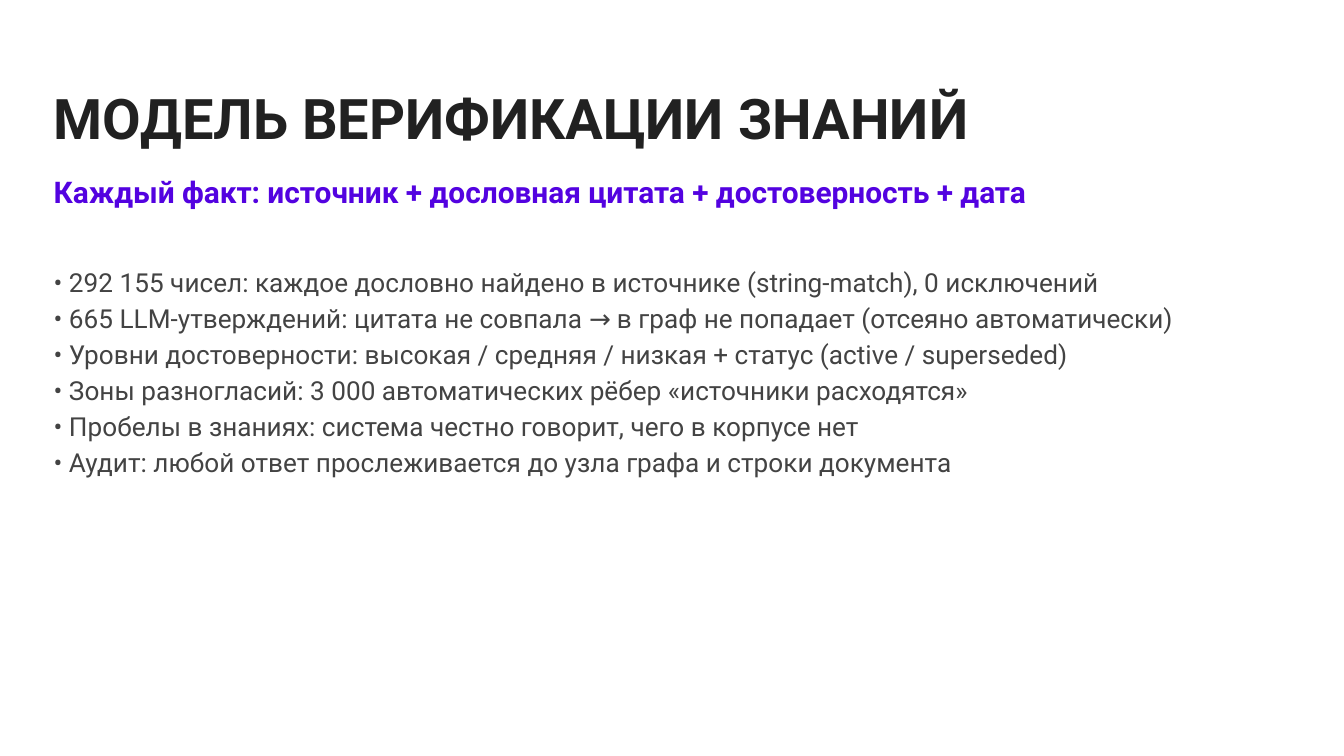
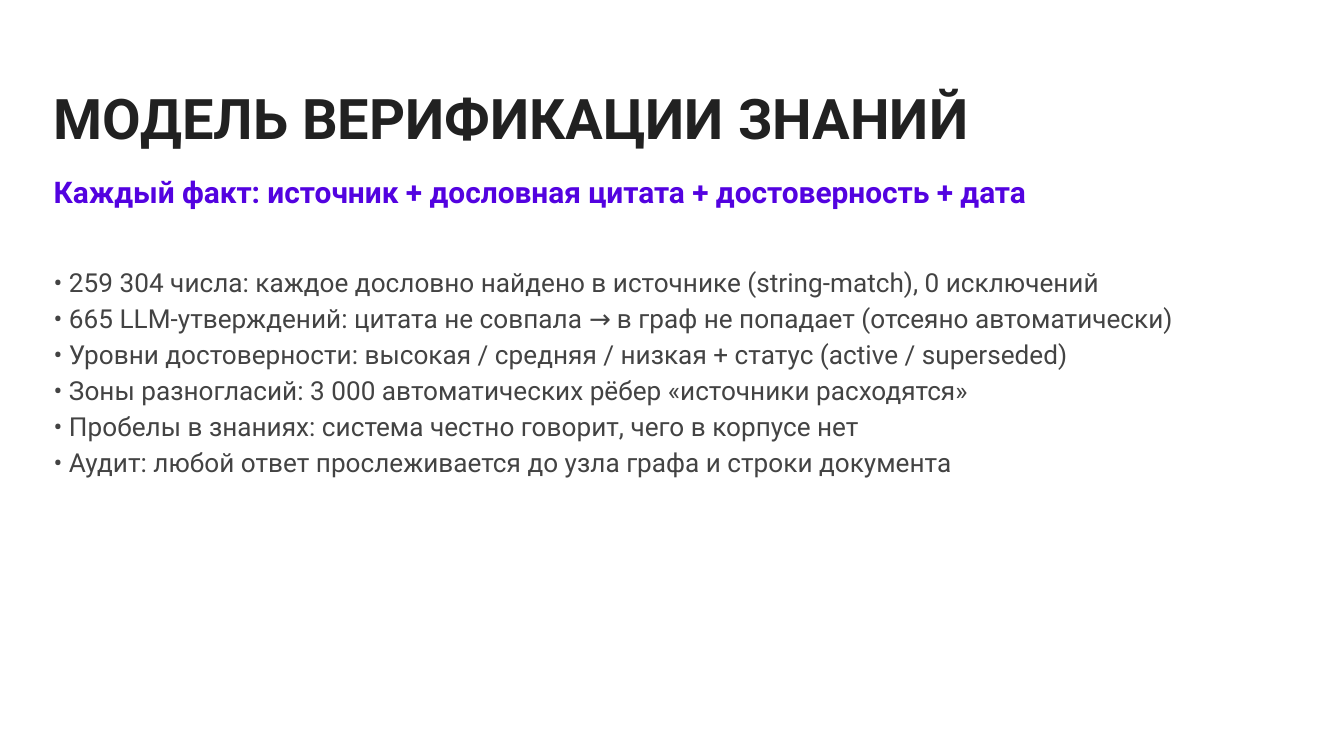
Before and after one commit to CatPawsCoder/Nornickel_aI_science_hack, a slide deck: slide 7 of presentation/nauchny-klubok-NN-v2.pptx. Drawn at 1344x756 pixels with LibreOffice and Linux fonts; fonts in the diff are those of the drawing; background and template pictures are left out. Boxes give left, top, right and bottom in pixels: in the first picture for what was removed or moved away, otherwise in the second. Text is boxed around its words. In the diff, an @@ line names an element or a change of style, - is before the commit and + after.

```diff
--- a/presentation/nauchny-klubok-NN-v2.pptx
+++ b/presentation/nauchny-klubok-NN-v2.pptx
@@ text at (69,271,1099,298): text changed @@
-• 292 155 чисел: каждое дословно найдено в источнике (string-match), 0 исключений
+• 259 304 числа: каждое дословно найдено в источнике (string-match), 0 исключений
```
Also in this commit, not shown: 1 other slide changed, 14 other files.
